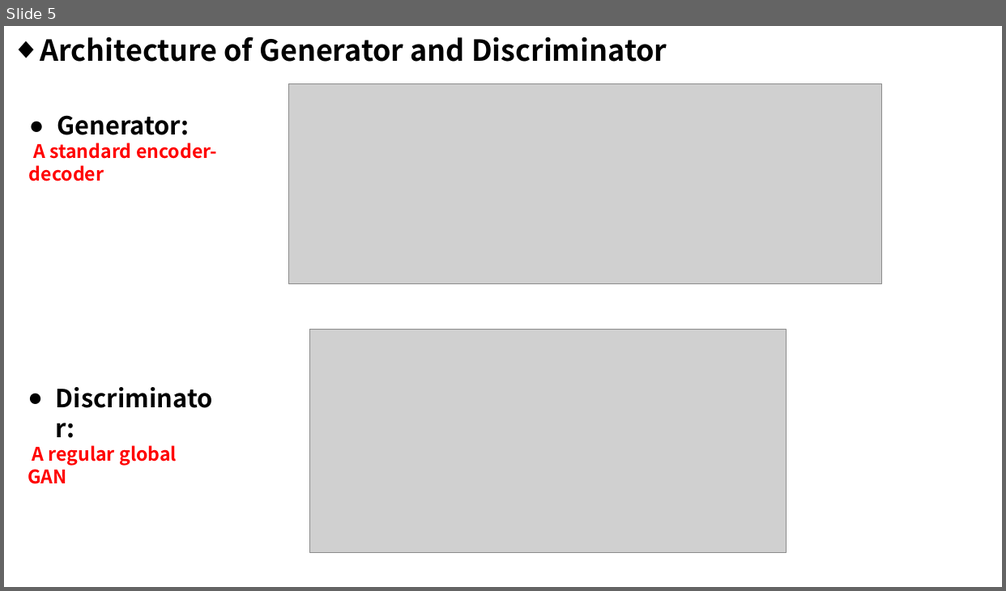
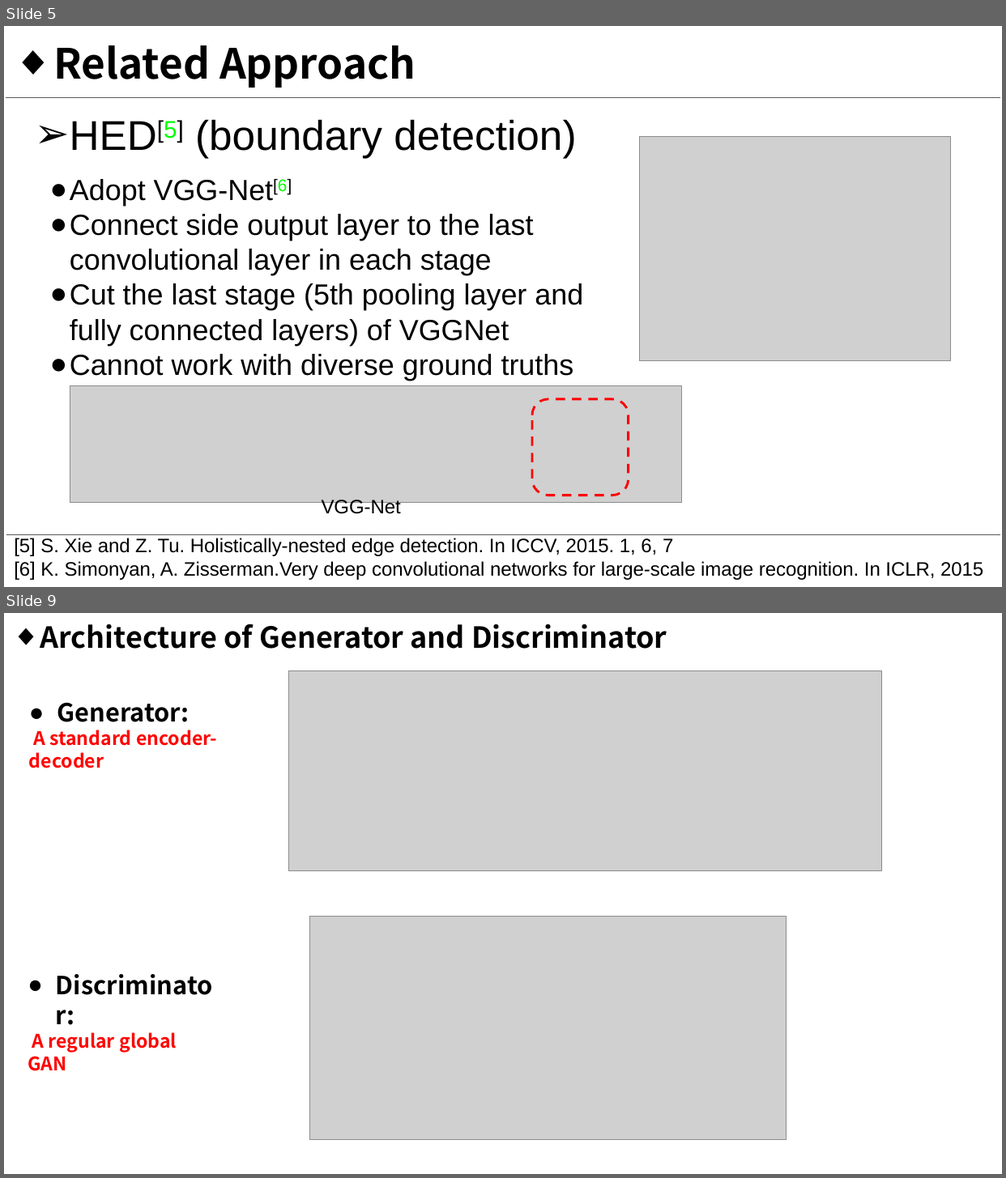
Before and after one commit to mtli/PhotoSketch, a slide deck: doc/Presentation1.pptx. Shown one above the other, each under a label of ours: slide 5 before the commit, slides 5 and 9 after it; the slides between them are not shown. The pictures are 1006x591 and 1006x1178 pixels, drawn with LibreOffice and Linux fonts; fonts in the diff are those of the drawing; grey boxes stand for pictures. Boxes give left, top, right and bottom in pixels: in the first picture for what was removed or moved away, otherwise in the second. Text is boxed around its words. In the diff, an @@ line names an element or a change of style, - is before the commit and + after.

```diff
--- a/doc/Presentation1.pptx
+++ b/doc/Presentation1.pptx
@@ slide 5 added at (4,26,1002,587), background #FFFFFF @@
@@ text added at (53,45,415,88), 40 pt, text #000000, bold @@
+◆ Related Approach
@@ line added from (6, 98) to (1000, 98), #595959 0.75 pt @@
@@ text added at (70,119,576,158), 40 pt, text #000000 @@
+➢ HED[5] (boundary detection)
@@ picture added at (640,137,951,361) @@
@@ text added at (70,179,583,381), 28 pt, text #000000 @@
+● Adopt VGG-Net[6]
+● Connect side output layer to the last convolutional layer in each stage
+● Cut the last stage (5th pooling layer and fully connected layers) of VGGNet
+● Cannot work with diverse ground truths
@@ picture added at (70,386,682,503) @@
@@ rounded rectangle added at (533,399,629,495), outline #FF0000 2.25 pt dashed @@
@@ text added at (322,500,401,514), 18.7 pt, text #000000 @@
+VGG-Net
@@ line added from (6, 535) to (1000, 535), #595959 0.75 pt @@
@@ text added at (14,538,983,580), 18.7 pt, text #000000 @@
+[5] S. Xie and Z. Tu. Holistically-nested edge detection. In ICCV, 2015. 1, 6, 7
+[6] K. Simonyan, A. Zisserman.Very deep convolutional networks for large-scale image recognition. In ICLR, 2015
@@ what was slide 5 is now slide 9 @@
```
Also in this commit, not shown: 4 slides changed, 3 other slides added, 7 other files.
